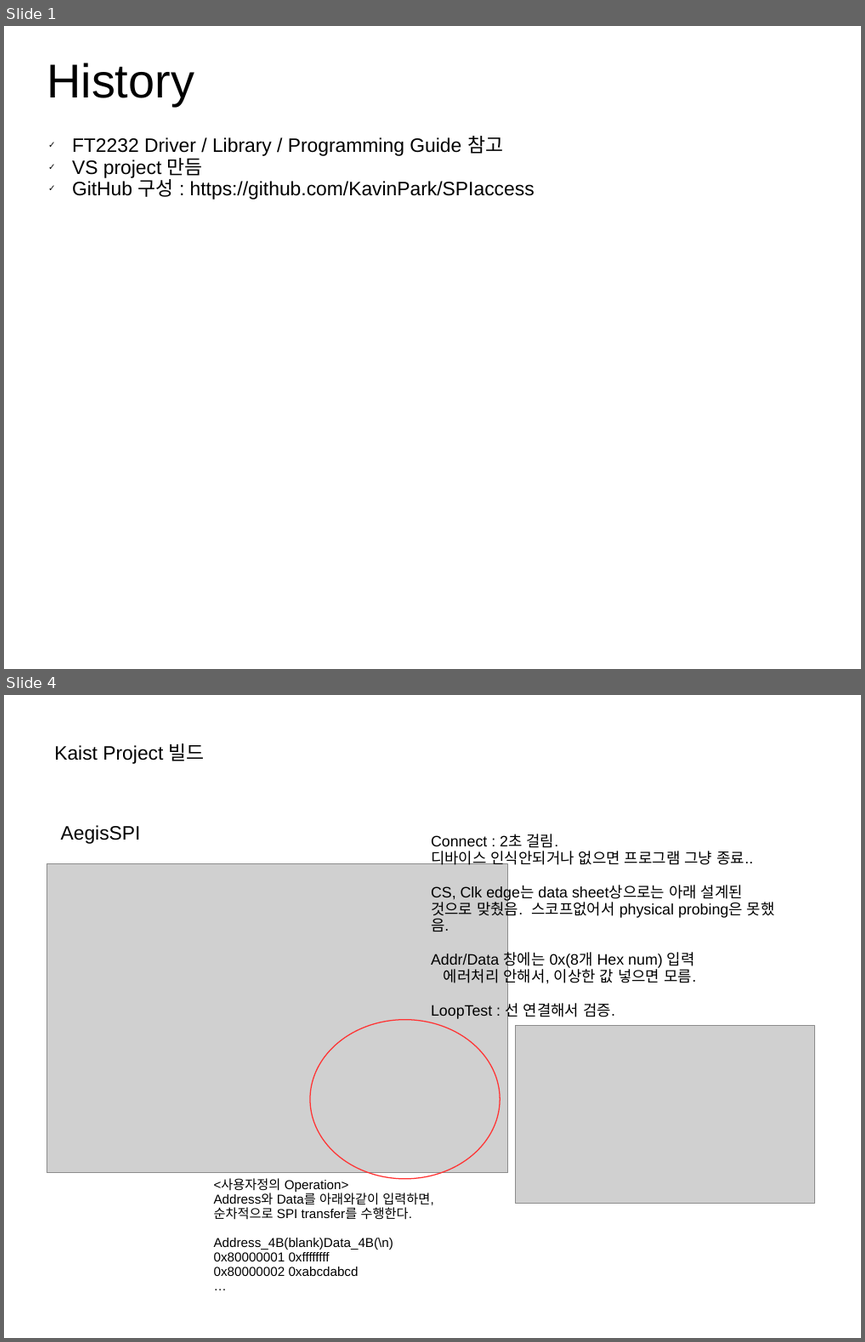
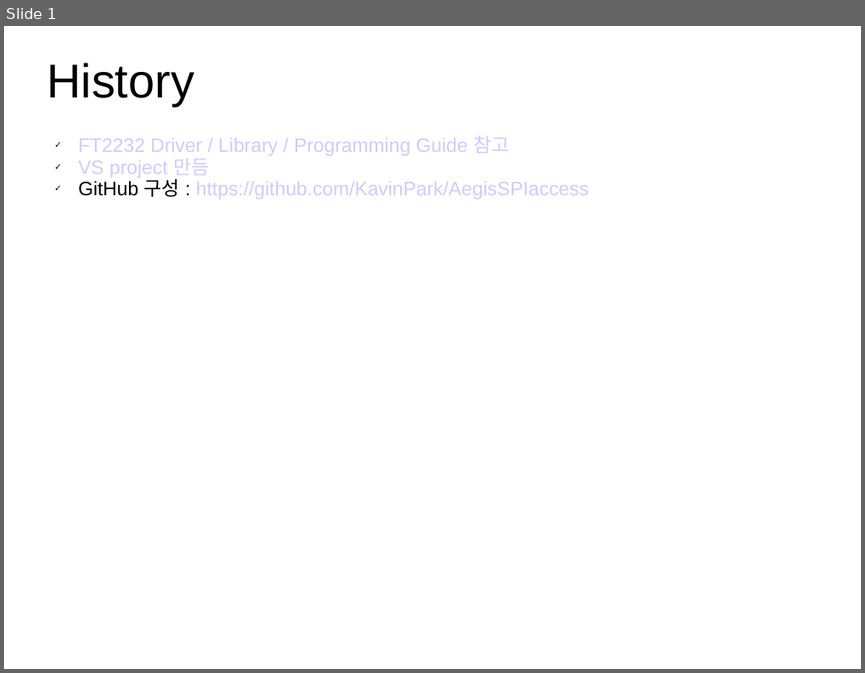
Before and after one commit to KavinPark/AegisSPIaccess, a slide deck: AegisSPI.ppt. Shown one above the other, each under a label of ours: slides 1 and 4 before the commit, slide 1 after it; the slides between them are not shown. The pictures are 865x1342 and 865x673 pixels, drawn with LibreOffice and Linux fonts; fonts in the diff are those of the drawing; grey boxes stand for pictures. Boxes give left, top, right and bottom in pixels: in the first picture for what was removed or moved away, otherwise in the second. Text is boxed around its words. In the diff, an @@ line names an element or a change of style, - is before the commit and + after.

```diff
--- a/AegisSPI.ppt
+++ b/AegisSPI.ppt
@@ slide 4 removed at (4,695,861,1338), background #FFFFFF @@
@@ text removed at (54,743,205,764) @@
-Kaist Project 빌드
@@ text removed at (61,825,141,844) @@
-AegisSPI
@@ text removed at (431,834,775,1021) @@
-Connect : 2초 걸림.
-디바이스 인식안되거나 없으면 프로그램 그냥 종료..
-CS, Clk edge는 data sheet상으로는 아래 설계된 것으로 맞췄음. 스코프없어서 physical probing은 못했음.
-Addr/Data 창에는 0x(8개 Hex num) 입력
-에러처리 안해서, 이상한 값 넣으면 모름.
-LoopTest : 선 연결해서 검증.
@@ picture removed at (46,863,508,1173) @@
@@ ellipse removed at (310,1019,500,1179) @@
@@ picture removed at (515,1026,815,1202) @@
@@ text removed at (214,1178,433,1276) @@
-<사용자정의 Operation>
-Address와 Data를 아래와같이 입력하면, 순차적으로 SPI transfer를 수행한다.
-Address_4B(blank)Data_4B(\n)
-0x80000001 0xffffffff
-0x80000002 0xabcdabcd
-…
@@ slide 1 changed as well @@
@@ text "FT2232 Driver / Library / ...": place and size @@
-text "FT2232 Driver / Library / ..." at (72,136,534,199)
+text "FT2232 Driver / Library / ..." at (78,136,589,199)
@@ text at (78,136,509,177): text colour #000000 to #CCCCFF in "FT2232 Driver / Library / Programming Guide ...", "VS project 만듬" @@
@@ text at (78,179,589,199): text changed; text colour #000000 to #CCCCFF @@
-✓ GitHub 구성 : https://github.com/KavinPark/SPIaccess
+✓ GitHub 구성 : https://github.com/KavinPark/AegisSPIaccess
```
Also in this commit, not shown: 1 slide added, 9 other slides removed.
